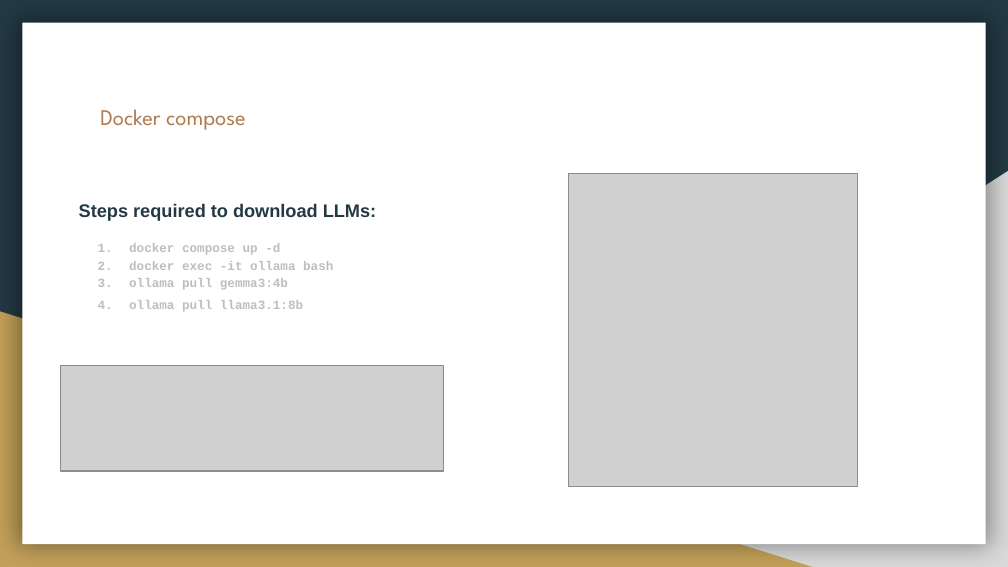
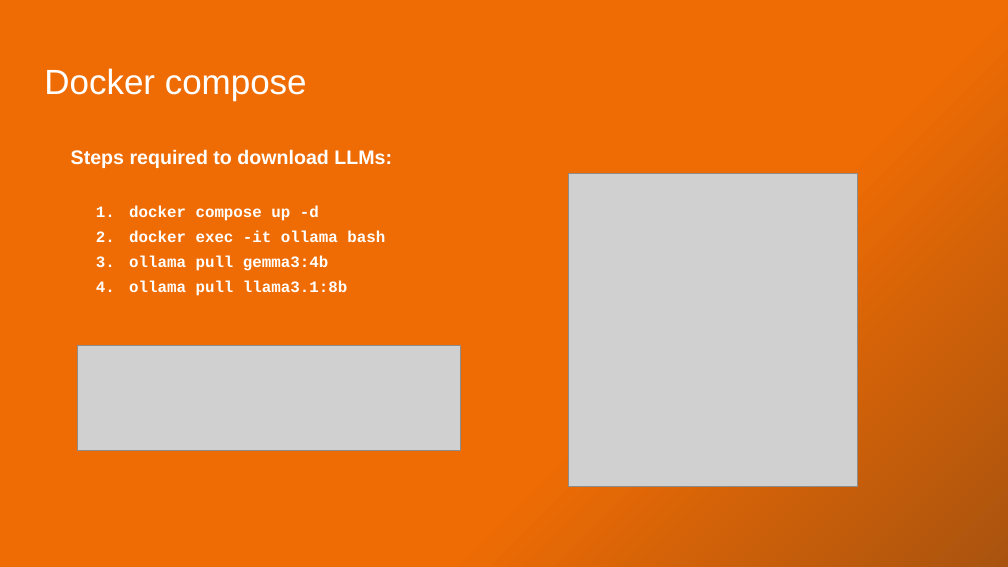
Before and after one commit to xkondix/aiSandbox-JAVA-SPIRNG, a slide deck: slide 6 of assets/LangChain4j with Spring Boot.pptx (slide 7 before the commit). Drawn at 1008x567 pixels with LibreOffice and Linux fonts; fonts in the diff are those of the drawing; grey boxes stand for pictures. Boxes give left, top, right and bottom in pixels: in the first picture for what was removed or moved away, otherwise in the second. Text is boxed around its words. In the diff, an @@ line names an element or a change of style, - is before the commit and + after.

```diff
--- a/assets/LangChain4j with Spring Boot.pptx
+++ b/assets/LangChain4j with Spring Boot.pptx
@@ background #233A44 to gradient #EF6C04 to #A9530F @@
@@ rectangle removed at [22, 23, 986, 544] @@
@@ title "Docker compose": place and size @@
-title "Docker compose" at [100, 109, 246, 130]
+title "Docker compose" at [44, 68, 307, 100]
@@ title "Docker compose" at [44, 68, 307, 100]: size 16 to 25 pt, font League Spartan to Arial, text colour #AF7B51 to #FFFFFF @@
@@ text added at [71, 149, 392, 168], 14 pt, text #FFFFFF, bold @@
+Steps required to download LLMs:
@@ right triangle removed at [395, 171, 1008, 567] @@
@@ text "docker compose up -d" at [129, 206, 385, 296]: size 9 to 11.4 pt, text colour #BCBEC4 to #FFFFFF; indent changed; line spacing 1.15 to 1.3; less space between paragraphs; bullet colour #BCBEC4 to #FFFFFF; line spacing 1.45 to 1.3 @@
@@ text at [79, 203, 376, 221]: paragraph removed @@
-Steps required to download LLMs:
@@ right triangle removed at [0, 311, 812, 567] @@
@@ picture: place and size @@
-picture at [60, 366, 444, 471]
+picture at [78, 346, 461, 451]
```
Also in this commit, not shown: 18 other slides changed, 21 slides added, 7 slides removed, 8 other files.
